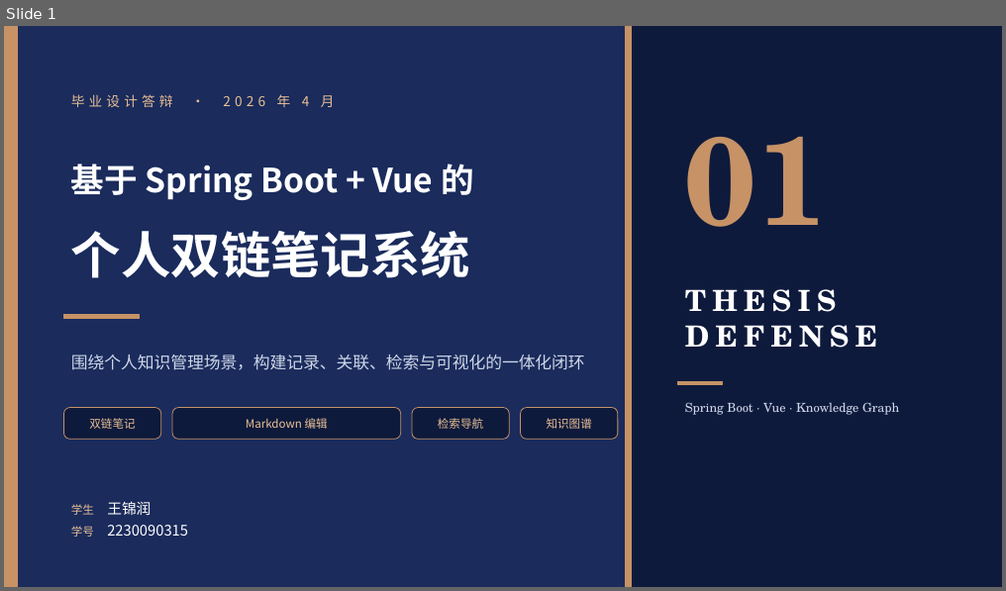
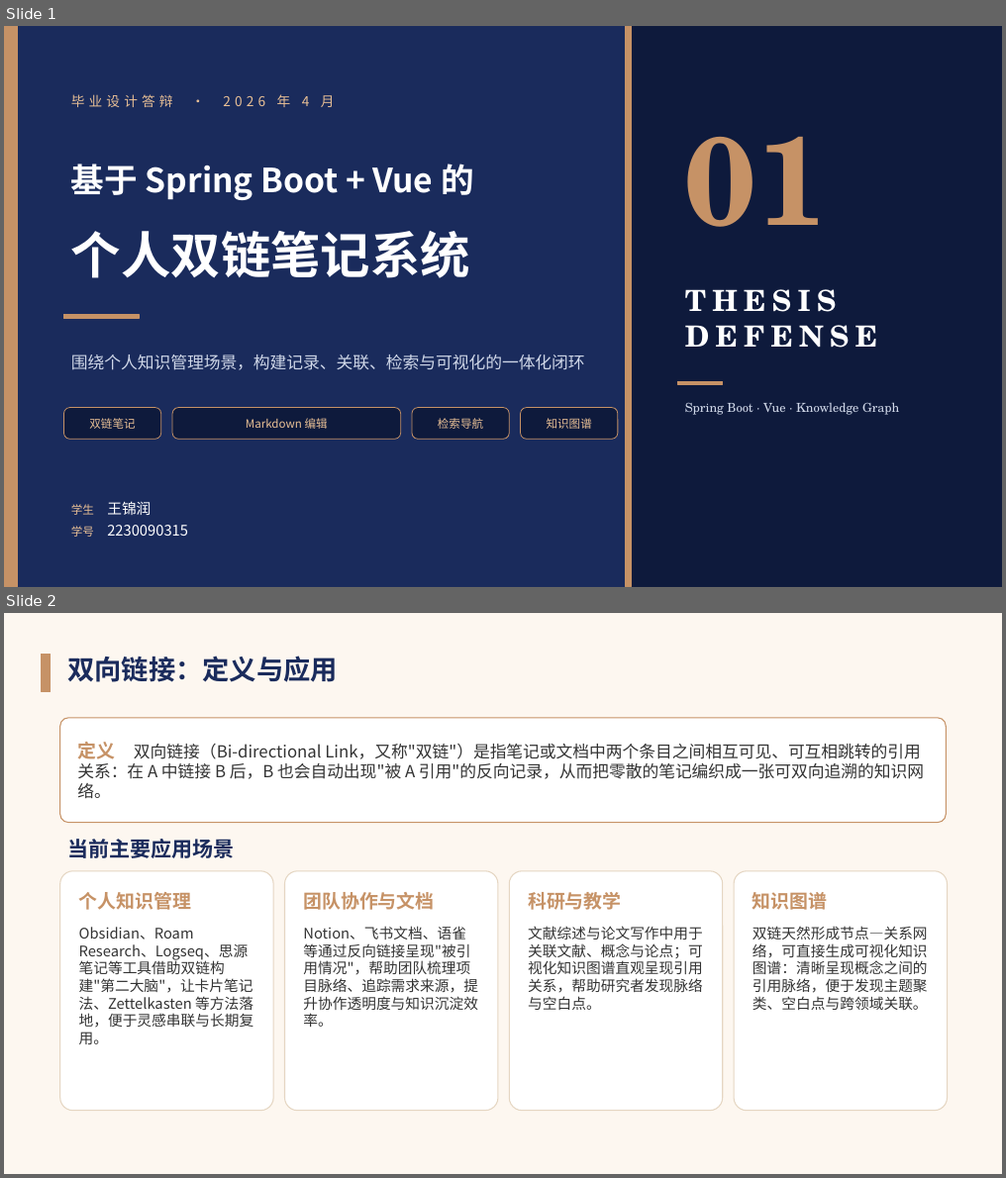
Before and after one commit to listening-Rain-cat/DLN, a slide deck: docs/双链笔记系统-答辩PPT.pptx. Shown one above the other, each under a label of ours: slide 1 before the commit, slides 1 and 2 after it. The pictures are 1006x591 and 1006x1178 pixels, drawn with LibreOffice and Linux fonts; fonts in the diff are those of the drawing. Boxes give left, top, right and bottom in pixels: in the first picture for what was removed or moved away, otherwise in the second. Text is boxed around its words. In the diff, an @@ line names an element or a change of style, - is before the commit and + after.

```diff
--- a/docs/双链笔记系统-答辩PPT.pptx
+++ b/docs/双链笔记系统-答辩PPT.pptx
@@ slide 2 added at [4,613,1002,1174], background #FDF7F0 @@
@@ rectangle added at [42,655,51,691], fill #C69266, outline #C69266 1 pt @@
@@ text added at [67,656,338,682], 26 pt, text #1A2B5C, bold @@
+双向链接：定义与应用
@@ rounded rectangle added at [60,718,945,823], fill #FFFFFF, outline #C69266 1 pt, 16 pt, text #333333 @@
+定义 双向链接（Bi-directional Link，又称"双链"）是指笔记或文档中两个条目之间相互可见、可互相跳转的引用关系：在 A 中链接 B 后，B 也会自动出现"被 A 引用"的反向记录，从而把零散的笔记编织成一张可双向追溯的知识网络。
@@ text added at [67,839,234,859], 20 pt, text #1A2B5C, bold @@
+当前主要应用场景
@@ rounded rectangle added at [60,871,273,1111], fill #FFFFFF, outline #E5D6C2 1 pt, 14 pt, text #333333 @@
+个人知识管理
+Obsidian、Roam Research、Logseq、思源笔记等工具借助双链构建"第二大脑"，让卡片笔记法、Zettelkasten 等方法落地，便于灵感串联与长期复用。
@@ rounded rectangle added at [285,871,498,1111], fill #FFFFFF, outline #E5D6C2 1 pt, 14 pt, text #333333 @@
+团队协作与文档
+Notion、飞书文档、语雀等通过反向链接呈现"被引用情况"，帮助团队梳理项目脉络、追踪需求来源，提升协作透明度与知识沉淀效率。
@@ rounded rectangle added at [509,871,723,1111], fill #FFFFFF, outline #E5D6C2 1 pt, 14 pt, text #333333 @@
+科研与教学
+文献综述与论文写作中用于关联文献、概念与论点；可视化知识图谱直观呈现引用关系，帮助研究者发现脉络与空白点。
@@ rounded rectangle added at [734,871,947,1111], fill #FFFFFF, outline #E5D6C2 1 pt, 14 pt, text #333333 @@
+知识图谱
+双链天然形成节点—关系网络，可直接生成可视化知识图谱：清晰呈现概念之间的引用脉络，便于发现主题聚类、空白点与跨领域关联。
```
Also in this commit, not shown: 26 other files.
